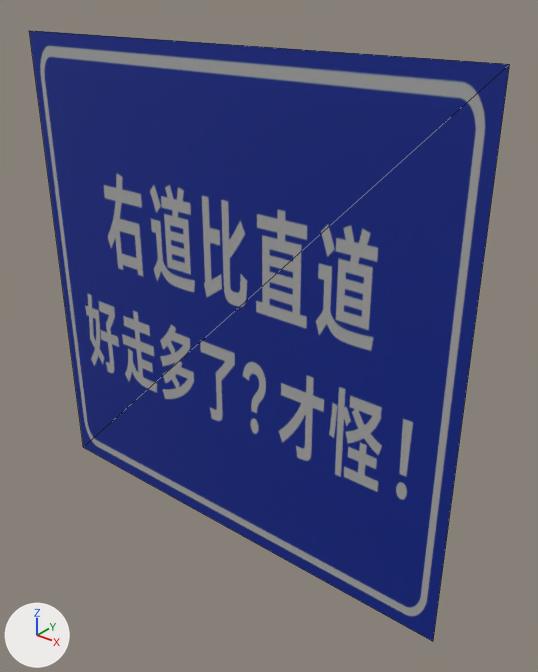
Before and after pictures for a commit that changed the glTF model Master_RK3588S/setupUI/dist/models/RoadSignR.glb.
Rendered twice from a 50 mm camera at (0.883, -0.96, 0.601) aimed at (0.077, 0.047, -0.023). Lighting does not change. The marker at lower left points along +X, +Y and +Z. The older version comes first. Mesh edges are drawn as thin lines.

In view in the first picture: 'RoadSignR.001'.
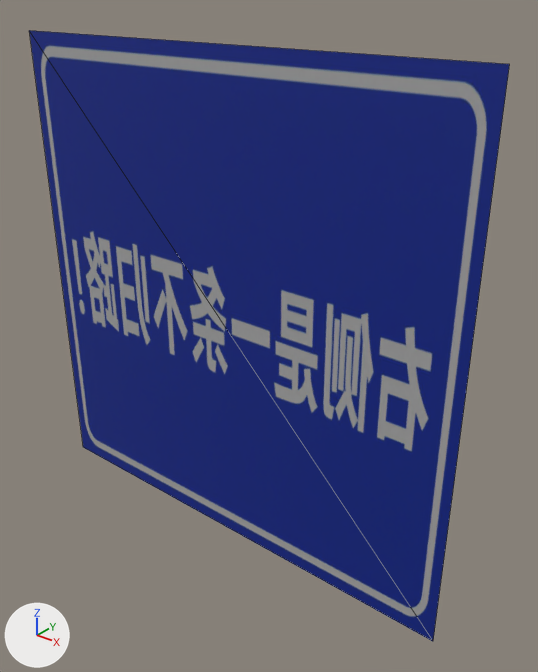
Edits to the bpy script that builds the scene:
```text
Add img_65b3788bd324beed35114e3e9d65aaf5_jpg:
    img_65b3788bd324beed35114e3e9d65aaf5_jpg = load_image('65b3788bd324beed35114e3e9d65aaf5.jpg', '_unpacked/65b3788bd324beed35114e3e9d65aaf5.jpg', 2048, 1024, 'sRGB')
Change mat_l:
    where n3 = _N.new('ShaderNodeTexImage'); n3.name = 'Image Texture'
    n3.image: img_56e4164e36da8f20f6724045db42c516_jpg -> img_65b3788bd324beed35114e3e9d65aaf5_jpg
Change ob_roadsignr_001:
    ob_roadsignr_001.rotation_euler: (0.0, 0.0, 3.142) -> (0.0, 0.0, 0.0)  # degrees (0, 0, 180) -> degrees (0, 0, 0)
```

Pixel boxes (x1, y1, x2, y2) of what changed, in the pictures (538 x 672 px):
'RoadSignR.001', surface changed, turned
    both: (29, 30, 510, 641)
